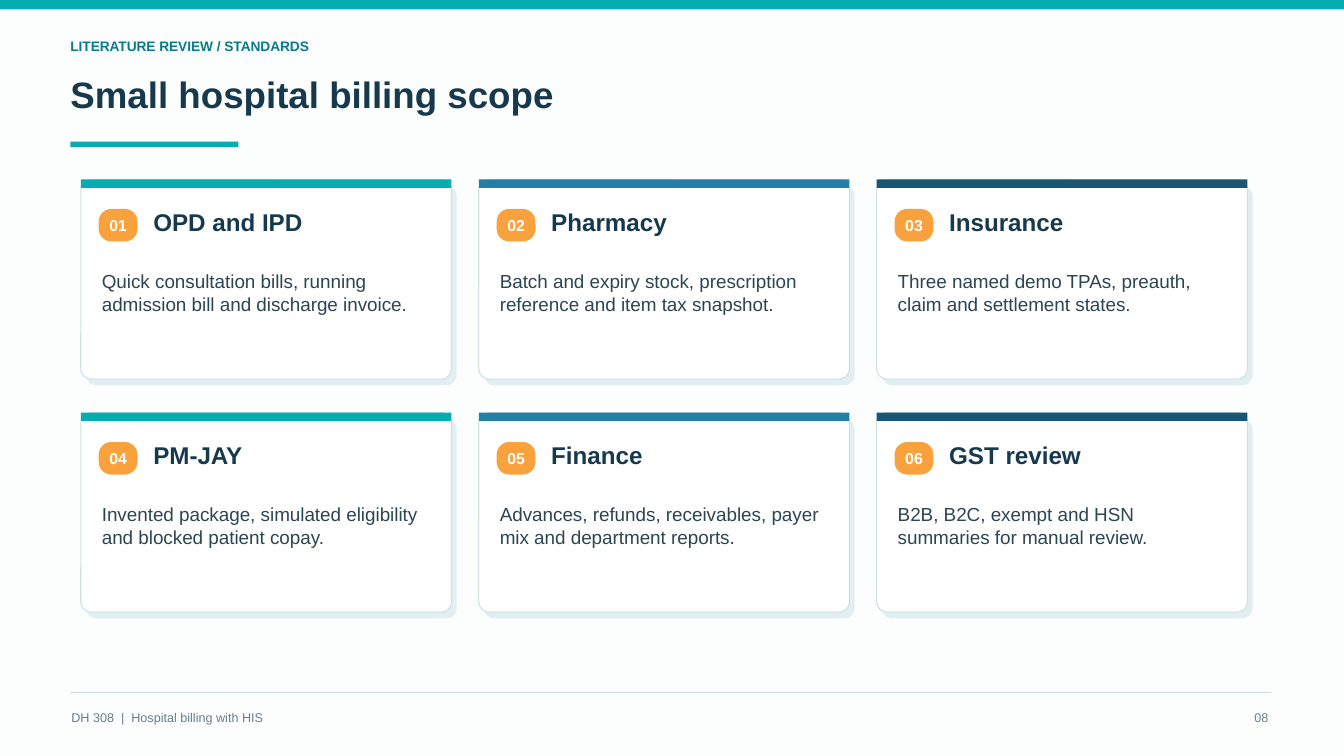
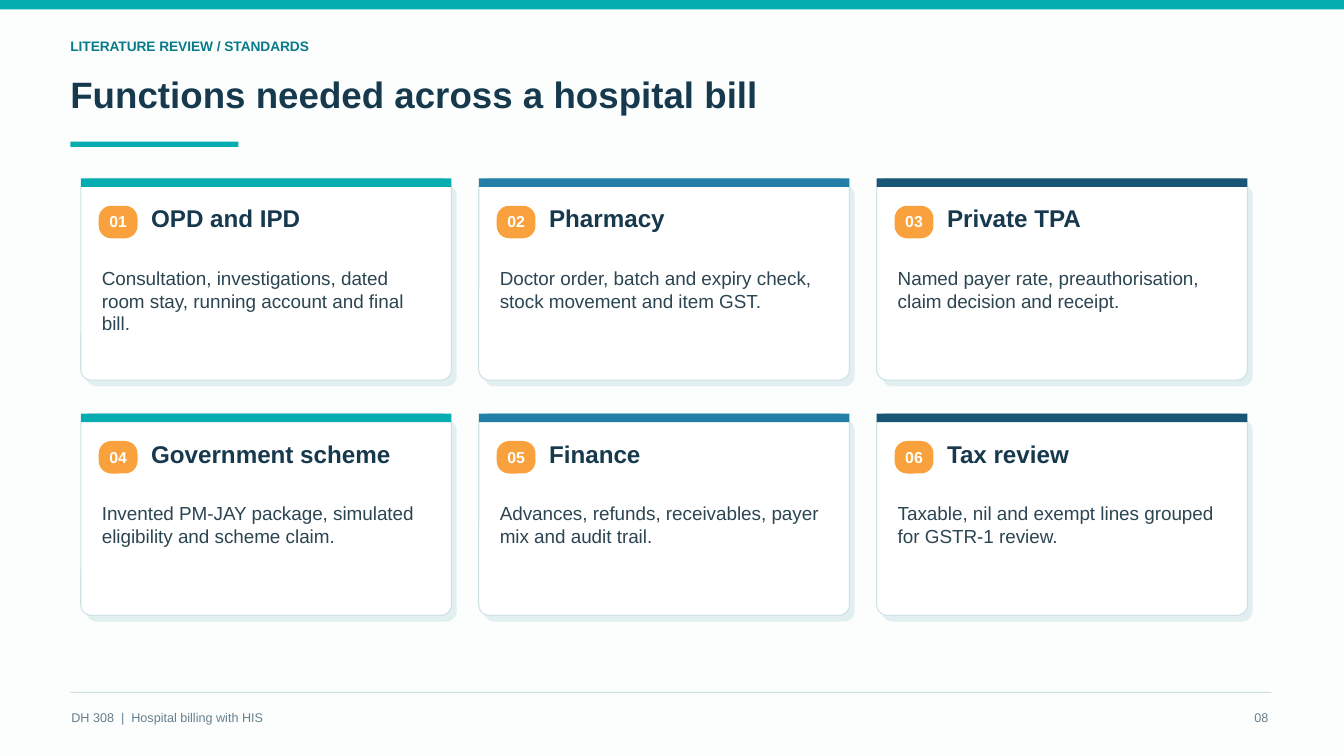
Before and after one commit to Osama-Bin-Lagging/tiveri-billing, a slide deck: slide 8 of presentation/DH308_HIS_Billing_Final.pptx. Drawn at 1344x756 pixels with LibreOffice and Linux fonts; fonts in the diff are those of the drawing. Boxes give left, top, right and bottom in pixels: in the first picture for what was removed or moved away, otherwise in the second. Text is boxed around its words. In the diff, an @@ line names an element or a change of style, - is before the commit and + after.

Commit message:
Build role-based HIS billing demo and final presentation

```diff
--- a/presentation/DH308_HIS_Billing_Final.pptx
+++ b/presentation/DH308_HIS_Billing_Final.pptx
@@ text at box(70, 81, 757, 115): text changed @@
-Small hospital billing scope
+Functions needed across a hospital bill
@@ 4 texts: place and size @@
-4 texts at box(109, 213, 923, 232)
+4 texts at box(109, 209, 923, 228)
@@ text "Pharmacy": place and size @@
-text "Pharmacy" at box(551, 213, 667, 236)
+text "Pharmacy" at box(549, 209, 665, 232)
@@ text at box(947, 209, 1081, 228): text changed @@
-Insurance
+Private TPA
@@ text at box(102, 271, 403, 330): text changed @@
-Quick consultation bills, running admission bill and discharge invoice.
+Consultation, investigations, dated room stay, running account and final bill.
@@ text at box(500, 271, 811, 308): text changed @@
-Batch and expiry stock, prescription reference and item tax snapshot.
+Doctor order, batch and expiry check, stock movement and item GST.
@@ text at box(898, 271, 1199, 312): text changed @@
-Three named demo TPAs, preauth, claim and settlement states.
+Named payer rate, preauthorisation, claim decision and receipt.
@@ proportions changed in 12 elements at box(86, 185, 457, 386), box(81, 178, 452, 380), box(484, 185, 855, 386), box(479, 178, 850, 380), box(882, 185, 1253, 386), box(877, 178, 1248, 380), box(484, 420, 855, 622), box(479, 413, 850, 615), box(882, 420, 1253, 622), box(877, 413, 1248, 615), box(86, 420, 457, 622), box(81, 413, 452, 615) @@
@@ text at box(151, 445, 390, 464): text changed @@
-PM-JAY
+Government scheme
@@ text at box(947, 445, 1069, 464): text changed @@
-GST review
+Tax review
@@ text at box(102, 506, 413, 547): text changed @@
-Invented package, simulated eligibility and blocked patient copay.
+Invented PM-JAY package, simulated eligibility and scheme claim.
@@ text at box(500, 506, 819, 543): text changed @@
-Advances, refunds, receivables, payer mix and department reports.
+Advances, refunds, receivables, payer mix and audit trail.
@@ text at box(898, 506, 1213, 543): text changed @@
-B2B, B2C, exempt and HSN summaries for manual review.
+Taxable, nil and exempt lines grouped for GSTR-1 review.
```
Also in this commit, not shown: 11 other slides changed, 9 slides added, 8 slides removed, 13 other files.
